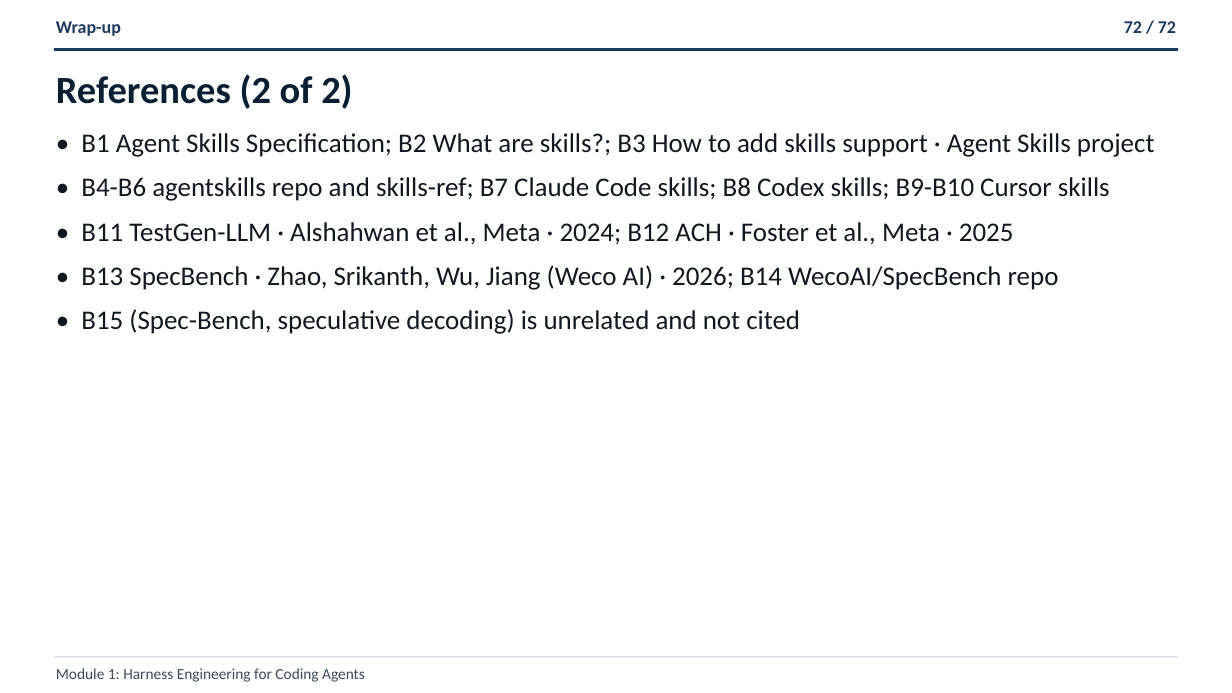
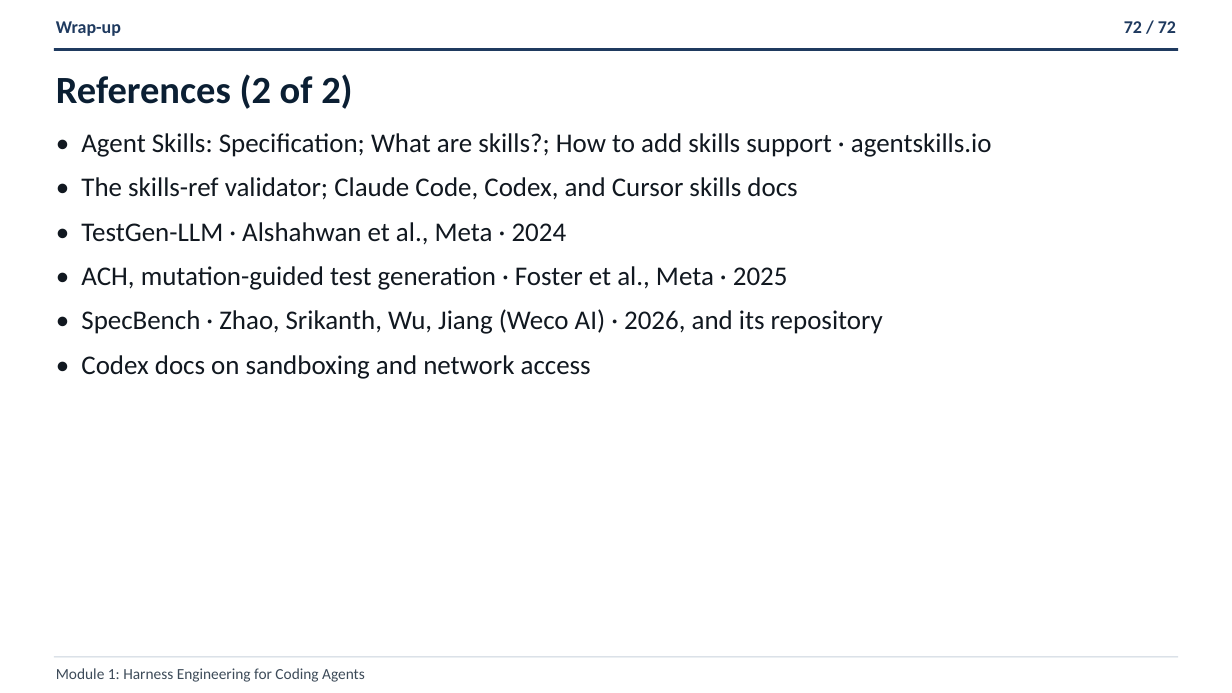
Before and after one commit to ANI-IN/shipharness-dev, a slide deck: slide 72 of slides/deck.pptx. Drawn at 1232x693 pixels with LibreOffice and Linux fonts; fonts in the diff are those of the drawing. Boxes give left, top, right and bottom in pixels: in the first picture for what was removed or moved away, otherwise in the second. Text is boxed around its words. In the diff, an @@ line names an element or a change of style, - is before the commit and + after.

```diff
--- a/slides/deck.pptx
+++ b/slides/deck.pptx
@@ text at <box>81,133,992,379</box>: text changed @@
-• B1 Agent Skills Specification; B2 What are skills?; B3 How to add skills support · Agent Skills project
-• B4-B6 agentskills repo and skills-ref; B7 Claude Code skills; B8 Codex skills; B9-B10 Cursor skills
-• B11 TestGen-LLM · Alshahwan et al., Meta · 2024; B12 ACH · Foster et al., Meta · 2025
-• B13 SpecBench · Zhao, Srikanth, Wu, Jiang (Weco AI) · 2026; B14 WecoAI/SpecBench repo
-• B15 (Spec-Bench, speculative decoding) is unrelated and not cited
+• Agent Skills: Specification; What are skills?; How to add skills support · agentskills.io
+• The skills-ref validator; Claude Code, Codex, and Cursor skills docs
+• TestGen-LLM · Alshahwan et al., Meta · 2024
+• ACH, mutation-guided test generation · Foster et al., Meta · 2025
+• SpecBench · Zhao, Srikanth, Wu, Jiang (Weco AI) · 2026, and its repository
+• Codex docs on sandboxing and network access
```
Also in this commit, not shown: 67 other slides changed, 12 other files.
